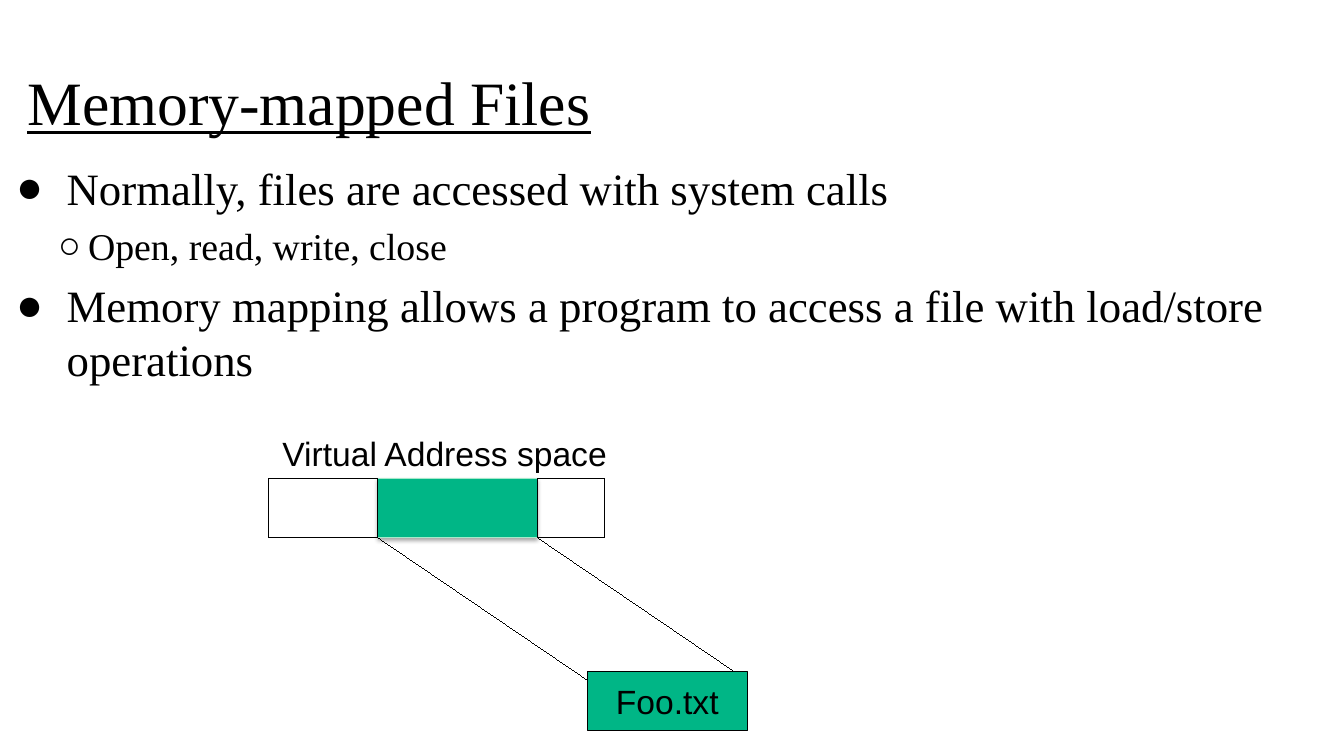
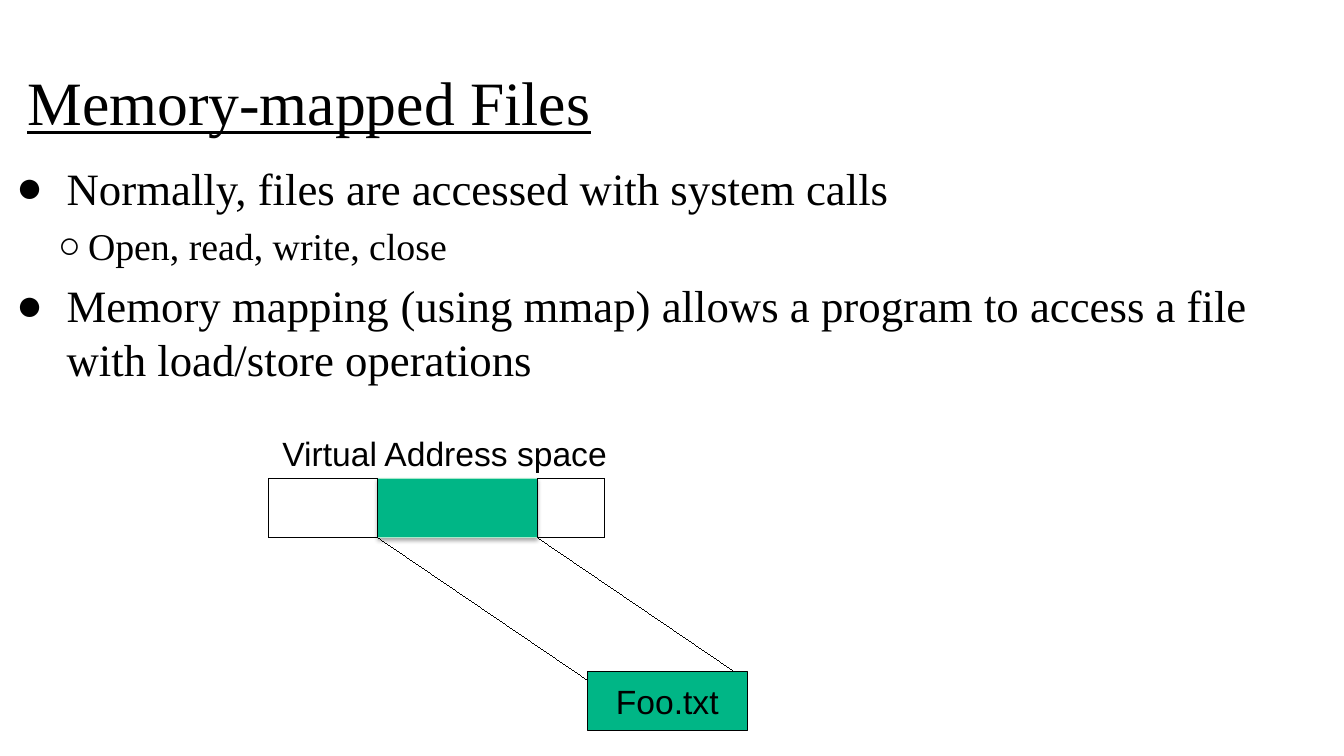
Before and after one commit to oscourse/oscourse.github.io, a slide deck: slide 23 of slides/page_replacement.pptx. Drawn at 1344x756 pixels with LibreOffice and Linux fonts; fonts in the diff are those of the drawing. Boxes give left, top, right and bottom in pixels: in the first picture for what was removed or moved away, otherwise in the second. Text is boxed around its words. In the diff, an @@ line names an element or a change of style, - is before the commit and + after.

```diff
--- a/slides/page_replacement.pptx
+++ b/slides/page_replacement.pptx
@@ text at [67,290,1247,386]: text changed @@
-● Memory mapping allows a program to access a file with load/store operations
+● Memory mapping (using mmap) allows a program to access a file with load/store operations
```
Also in this commit, not shown: 2 other slides changed, 1 other file.
